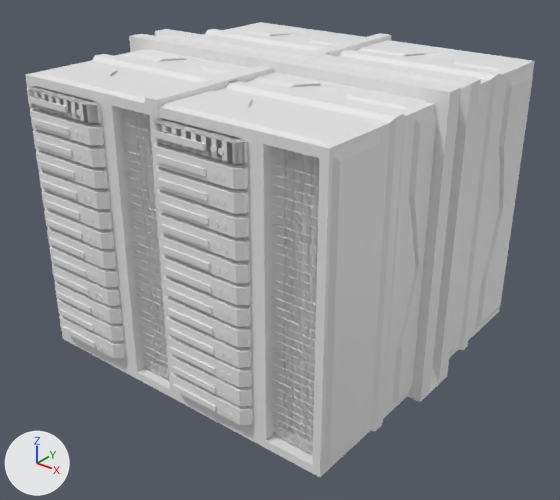
The Blender file Tohet/Assets/Models/ServerboxObstacle1x1.blend, before and after one commit.
Rendered twice from a 50 mm camera at (0.55, -1.416, 1.226) aimed at (-0.729, 0.182, 0.235). Lighting does not change. The marker at lower left points along +X, +Y and +Z.
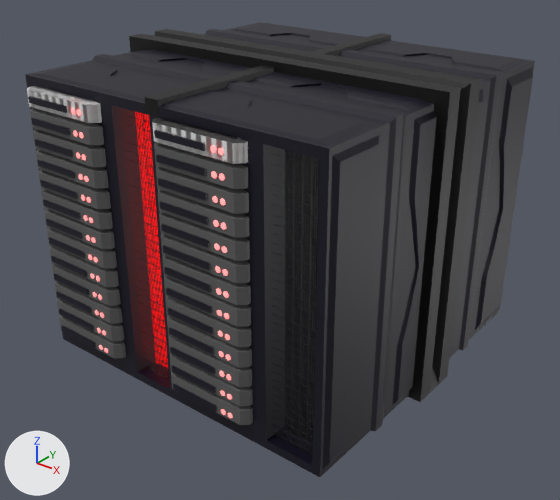
Where the change shows, as pixel boxes (x1, y1, x2, y2) in the pictures (560 x 500 px):
'Cube.031', recoloured (grey to black)
    both: (149, 72, 437, 477)
'Cube', recoloured (white to black)
    both: (129, 29, 481, 402)
'Cube.030', recoloured
    both: (154, 143, 253, 425)
'Cube.001', recoloured
    both: (337, 40, 535, 358)
'Cube.009', recoloured (white to black)
    both: (25, 49, 250, 397)
'Cube.010', recoloured
    both: (30, 108, 126, 359)
'Plane.003', recoloured (grey to black)
    both: (271, 147, 319, 455)
'Cylinder.007', recoloured (grey to black)
    both: (284, 150, 320, 441)
'Plane.002', recoloured (grey to red)
    both: (121, 108, 169, 380)
'Cube.024', recoloured (grey to black)
    both: (154, 130, 217, 412)
'Cube.016', recoloured (grey to black)
    both: (28, 96, 96, 348)
'Cube.017', recoloured (white to grey)
    both: (202, 22, 364, 52)
'Cube.033', recoloured (white to black)
    both: (144, 33, 391, 117)
'Cylinder.003', recoloured (grey to red)
    both: (135, 112, 168, 367)
'Cylinder.006', recoloured
    both: (210, 146, 233, 418)
'Cube.025', recoloured (grey to black)
    both: (153, 118, 247, 143)
'Cylinder.004', recoloured
    both: (71, 108, 108, 353)
'Cube.027', unchanged, covered by the edit
    before: (152, 122, 248, 164)
'Cube.028', unchanged, uncovered by the edit
    after: (152, 122, 248, 164)

Diff of the bpy script that builds the scene:
```diff
--- a/Tohet/Assets/Models/ServerboxObstacle1x1.blend.py
+++ b/Tohet/Assets/Models/ServerboxObstacle1x1.blend.py
@@ me_cube_040 @@
 me_cube_040.from_pydata(...)  # 8 vertices, 6 faces; spans x -1.0..1.0, y -1.0..1.0, z -1.0..1.0
+me_cube_040.materials.append(mat_material_002)  # black #05031a
@@ me_cube_039 @@
 me_cube_039.from_pydata(...)  # 24 vertices, 26 faces; spans x -1.0..1.0, y -1.0..1.0, z -1.0..1.0
+me_cube_039.materials.append(mat_material_004)  # dark grey #5b5b5b
@@ me_cube_034 @@
 me_cube_034.from_pydata(...)  # 24 vertices, 26 faces; spans x -1.0..1.0, y -1.0..1.0, z -1.0..1.0
+me_cube_034.materials.append(mat_material_004)  # dark grey #5b5b5b
@@ me_cube_033 @@
 me_cube_033.from_pydata(...)  # 396 vertices, 394 faces; spans x -1.0..1.0, y -1.04..1.03, z -1.02..1.02
+me_cube_033.materials.append(mat_material_002)  # black #05031a
@@ me_cylinder_009 @@
 me_cylinder_009.from_pydata(...)  # 128 vertices, 68 faces; spans x -1.0..3.8, y -1.0..1.0, z -1.0..1.0
+me_cylinder_009.materials.append(mat_material_006)  # white #e7e7e7
@@ me_cylinder_008 @@
 me_cylinder_008.from_pydata(...)  # 96 vertices, 66 faces; spans x -1.0..1.0, y -1.0..1.0, z -1.0..71.6
+me_cylinder_008.materials.append(mat_material_001)  # black #000000
@@ me_plane_004 @@
 me_plane_004.from_pydata(...)  # 1548 vertices, 1470 faces; spans x -1.0..1.0, y -1.0..1.0, z 0.0
+me_plane_004.materials.append(mat_material_002)  # black #05031a
@@ me_cube_001 @@
 me_cube_001.from_pydata(...)  # 396 vertices, 394 faces; spans x -1.0..1.0, y -1.04..1.03, z -1.02..1.02
+me_cube_001.materials.append(mat_material_002)  # black #05031a
@@ me_cube_016 @@
 me_cube_016.from_pydata(...)  # 8 vertices, 6 faces; spans x -1.0..1.0, y -1.0..1.0, z -1.0..1.0
+me_cube_016.materials.append(mat_material_002)  # black #05031a
@@ me_cube_010 @@
 me_cube_010.from_pydata(...)  # 24 vertices, 26 faces; spans x -1.0..1.0, y -1.0..1.0, z -1.0..1.0
+me_cube_010.materials.append(mat_material_004)  # dark grey #5b5b5b
@@ me_cube_009 @@
 me_cube_009.from_pydata(...)  # 396 vertices, 394 faces; spans x -1.0..1.0, y -1.04..1.03, z -1.02..1.02
+me_cube_009.materials.append(mat_material_002)  # black #05031a
@@ me_cylinder_004 @@
 me_cylinder_004.from_pydata(...)  # 128 vertices, 68 faces; spans x -1.0..3.8, y -1.0..1.0, z -1.0..1.0
+me_cylinder_004.materials.append(mat_material_006)  # white #e7e7e7
@@ me_cylinder_003 @@
 me_cylinder_003.from_pydata(...)  # 96 vertices, 66 faces; spans x -1.0..1.0, y -1.0..1.0, z -1.0..71.6
+me_cylinder_003.materials.append(mat_material_005)  # red #e70c00
@@ me_plane_002 @@
 me_plane_002.from_pydata(...)  # 1548 vertices, 1470 faces; spans x -1.0..1.0, y -1.0..1.0, z 0.0
+me_plane_002.materials.append(mat_material_002)  # black #05031a
@@ me_cube_017 @@
 me_cube_017.from_pydata(...)  # 396 vertices, 394 faces; spans x -1.0..1.0, y -1.04..1.03, z -1.02..1.02
+me_cube_017.materials.append(mat_material_002)  # black #05031a
@@ me_cube_025 @@
 me_cube_025.from_pydata(...)  # 24 vertices, 22 faces; spans x -1.0..1.0, y -1.0..1.0, z -1.0..1.0
+me_cube_025.materials.append(mat_material_001)  # black #000000
@@ me_cube_026 @@
 me_cube_026.from_pydata(...)  # 8 vertices, 6 faces; spans x -1.0..1.0, y -1.0..1.0, z -1.0..1.0
+me_cube_026.materials.append(mat_material_001)  # black #000000
```
